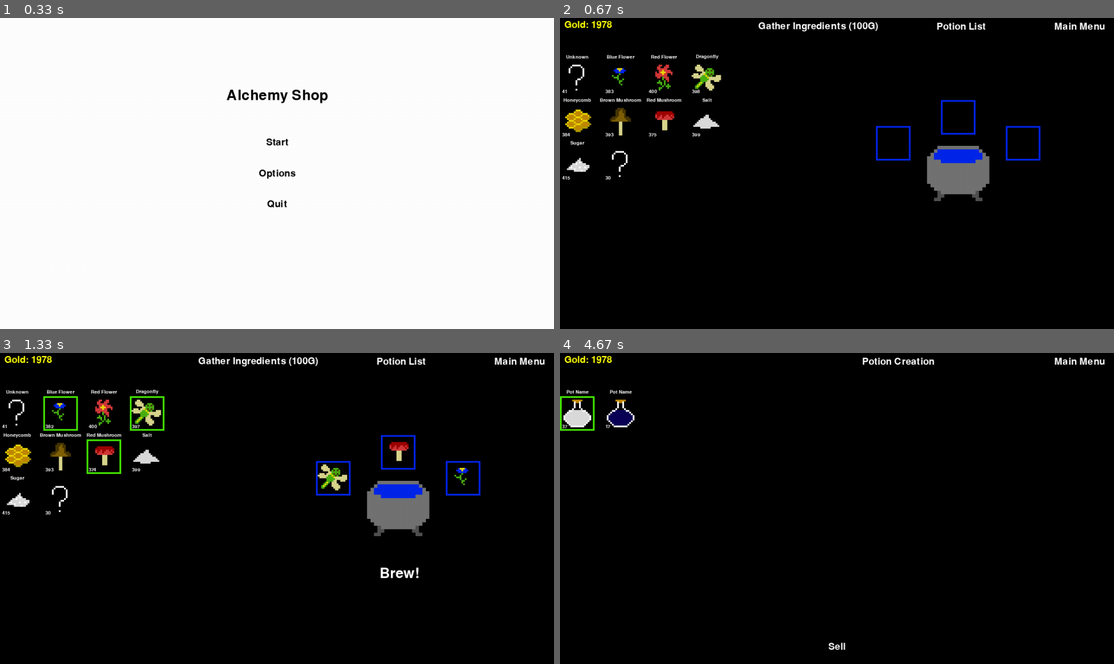
Above: before the commit, frames 1-4 (two rows, left to right).
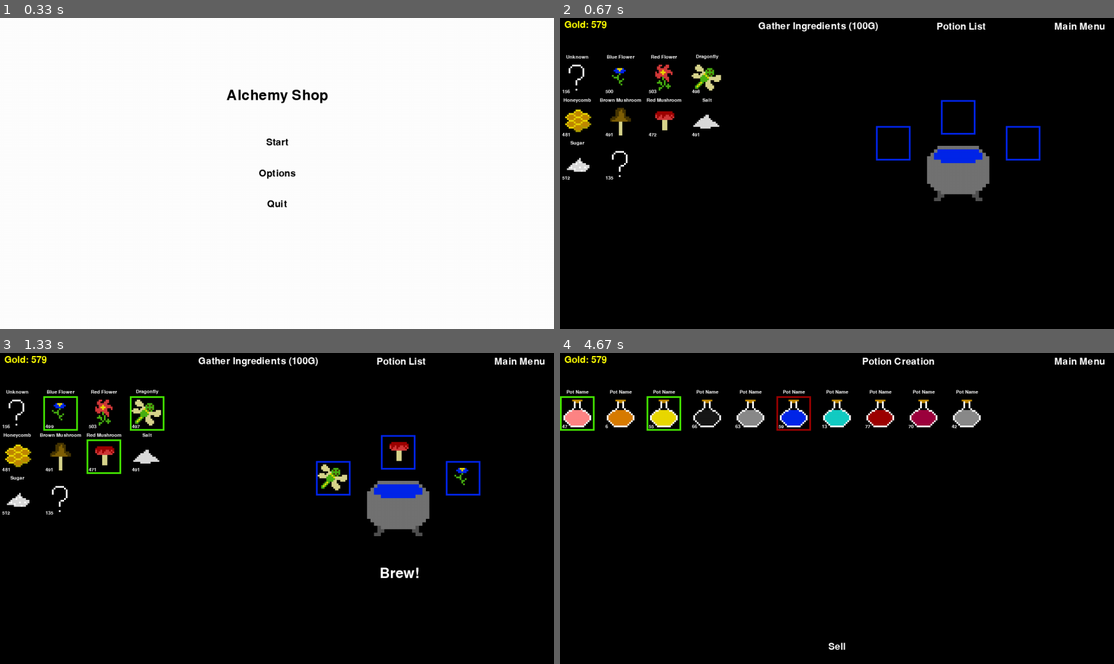
Above: after the commit, the same moments.

Repository: djlamber/Alchemy-Shop
Game: pygame game, started from main.py
Same seed, same stepped clock (60 frames per second), same inputs: the game is played once before the commit and once after it.
Inputs (mouse positions are in pixels of both pictures, inside the frame that each line leads up to):
- Up to frame 1 (0.33 s): no input
- Up to frame 2 (0.67 s): click "Start" at 0.38 s
- Up to frame 3 (1.33 s): press the mouse at (149, 412) at 0.7 s; move the mouse to (110, 455) at 0.8 s; release the mouse at (77, 499) at 0.93 s; press the mouse at (60, 412) at 1.03 s; move the mouse to (127, 427) at 1.13 s; release the mouse at (199, 443) at 1.27 s
- Up to frame 4 (4.67 s): press the mouse at (1080, 362) at 1.37 s; move the mouse to (931, 458) at 1.47 s; release the mouse at (781, 558) at 1.6 s; click "Start" at 1.72 s; press the mouse at (1080, 362) at 2.03 s; move the mouse to (942, 399) at 2.13 s; release the mouse at (803, 440) at 2.27 s; click "Start" at 2.38 s; press the mouse at (1080, 362) at 2.7 s; move the mouse to (1036, 396) at 2.8 s; release the mouse at (992, 433) at 2.93 s; press the mouse at (981, 362) at 3.53 s; move the mouse to (848, 483) at 3.63 s; release the mouse at (715, 604) at 3.77 s; press the mouse at (981, 362) at 3.87 s; move the mouse to (825, 390) at 3.97 s; release the mouse at (665, 421) at 4.1 s; press the mouse at (981, 362) at 4.2 s; move the mouse to (870, 492) at 4.3 s; release the mouse at (759, 626) at 4.43 s; press the mouse at (576, 412) at 4.53 s; move the mouse to (798, 405) at 4.63 s

Frame 1 is identical in both runs. In frame 2, 0.2% of the frame differs, in the area x 0-26%, y 0-52%; in frame 3, 0.2%; in frame 4, 3.1%, in the area x 0-76%, y 0-26%.

Commit message:
Reworked how pygameFunctions.py works, funcitons are nested to keep things universal

Diff:
--- a/constants.py
+++ b/constants.py
@@ -1,6 +1,10 @@
 
 SCREEN_WIDTH = 1280
 SCREEN_HEIGHT = 720
+
+LC = (1,0,0)
+MC = (0,1,0)
+RC = (0,0,1)
 
 WHITE = (255, 255, 255)
 SILVER = (192,192,192)
--- a/helpers.py
+++ b/helpers.py
@@ -33,11 +33,14 @@
         json.dump(data, f, indent=4)
 
 class Ingredient:
-    def __init__(self, ID, name, img, amount):
+    def __init__(self, ID, name, img, amount, effect1, effect2, effect3):
         self.ID = ID
         self.name = name
         self.imgLoc = img
         self.amount = amount
+        self.effect_1 = effect1
+        self.effect_2 = effect2
+        self.effect_3 = effect3
 
     def getID(self):
         return self.ID
@@ -47,6 +50,13 @@
         return self.imgLoc
     def getAmount(self):
         return self.amount
+    def getEffect1(self):
+        return self.effect_1
+    def getEffect2(self):
+        return self.effect_2
+    def getEffect3(self):
+        return self.effect_3
+
     def setAmount(self, newAmount):
         self.amount = newAmount
     def addAmount(self, addVal):
@@ -60,9 +70,13 @@
         IngredientJson = json.load(f)  # load data as dict
     for ingre in IngredientJson.items():
         newIngre = Ingredient(ingre[0],
-                   ingre[1].get("Name"),
-                   ingre[1].get("ImageLocation"),
-                   ingre[1].get("Amount"))
+                              ingre[1].get("Name"),
+                              ingre[1].get("ImageLocation"),
+                              ingre[1].get("Amount"),
+                              ingre[1].get("Effect1"),
+                              ingre[1].get("Effect2"),
+                              ingre[1].get("Effect3"))
+
         Ingredients.append(newIngre)
     return Ingredients
 
@@ -71,7 +85,10 @@
     for ingre in Ingredients:
         newData = {"Name": ingre.getName(),  # create list
                    "ImageLocation": ingre.getImgLoc(),
-                   "Amount": ingre.getAmount()}
+                   "Amount": ingre.getAmount(),
+                   "Effect1": ingre.getEffect1(),
+                   "Effect2": ingre.getEffect2(),
+                   "Effect3": ingre.getEffect3()}
         prepareData[ingre.getID()] = newData  # Add list data to dict
     with open("ingredientInventory.json", "w") as f: #  write to json
         json.dump(prepareData, f, indent=4)
--- a/ingredientInventory.json
+++ b/ingredientInventory.json
@@ -2,51 +2,81 @@
     "Unknown": {
         "Name": "Unknown",
         "ImageLocation": "sprites/ingredients/UnknownIngredientWhite.png",
-        "Amount": 41
+        "Amount": 156,
+        "Effect1": "None",
+        "Effect2": "None",
+        "Effect3": "None"
     },
     "BlueFlower": {
         "Name": "Blue Flower",
         "ImageLocation": "sprites/ingredients/BlueFlower.png",
-        "Amount": 383
+        "Amount": 500,
+        "Effect1": "None",
+        "Effect2": "None",
+        "Effect3": "None"
     },
     "RedFlower": {
         "Name": "Red Flower",
         "ImageLocation": "sprites/ingredients/RedFlower.png",
-        "Amount": 400
+        "Amount": 503,
+        "Effect1": "None",
+        "Effect2": "None",
+        "Effect3": "None"
     },
     "Dragonfly": {
         "Name": "Dragonfly",
         "ImageLocation": "sprites/ingredients/Dragonfly.png",
-        "Amount": 398
+        "Amount": 498,
+        "Effect1": "None",
+        "Effect2": "None",
+        "Effect3": "None"
     },
     "Honeycomb": {
         "Name": "Honeycomb",
         "ImageLocation": "sprites/ingredients/HoneyComb.png",
-        "Amount": 384
+        "Amount": 481,
+        "Effect1": "None",
+        "Effect2": "None",
+        "Effect3": "None"
     },
     "BrownMushroom": {
         "Name": "Brown Mushroom",
         "ImageLocation": "sprites/ingredients/BrownMushroom.png",
-        "Amount": 393
+        "Amount": 491,
+        "Effect1": "None",
+        "Effect2": "None",
+        "Effect3": "None"
     },
     "RedMushroom": {
         "Name": "Red Mushroom",
         "ImageLocation": "sprites/ingredients/RedMushroom.png",
-        "Amount": 375
+        "Amount": 472,
+        "Effect1": "None",
+        "Effect2": "None",
+        "Effect3": "None"
     },
     "Salt": {
         "Name": "Salt",
         "ImageLocation": "sprites/ingredients/Salt.png",
-        "Amount": 399
+        "Amount": 491,
+        "Effect1": "None",
+        "Effect2": "None",
+        "Effect3": "None"
     },
     "Sugar": {
         "Name": "Sugar",
         "ImageLocation": "sprites/ingredients/Sugar.png",
-        "Amount": 415
+        "Amount": 512,
+        "Effect1": "None",
+        "Effect2": "None",
+        "Effect3": "None"
     },
     "": {
         "Name": "",
         "ImageLocation": "sprites/ingredients/UnknownIngredientWhite.png",
-        "Amount": 30
+        "Amount": 135,
+        "Effect1": "None",
+        "Effect2": "None",
+        "Effect3": "None"
     }
 }
--- a/main.py
+++ b/main.py
@@ -3,22 +3,17 @@
 
 
 
-def addToEmptySlot(ingredientData):
-    ingredient = ingredientData[0]
-    pos = ingredientData[1]
+def addToEmptySlot(ingredient):
 
     if selectedIngredients[0] == ingredient or selectedIngredients[1] == ingredient or selectedIngredients[2] == ingredient:
         return
     elif selectedIngredients[0] == NoneIngredient:
-        selectedIngredientsBorders[0] = pos
         selectedIngredients[0] = ingredient
         ingredient.amount -= 1
     elif selectedIngredients[1] == NoneIngredient:
-        selectedIngredientsBorders[1] = pos
         selectedIngredients[1] = ingredient
         ingredient.amount -=1
     elif selectedIngredients[2] == NoneIngredient:
-        selectedIngredientsBorders[2] = pos
         selectedIngredients[2] = ingredient
         ingredient.amount -=1
 
@@ -35,27 +30,26 @@
 
 def clearPotionSlots():
     selectedIngredients[0] = NoneIngredient
-    selectedIngredientsBorders[0] = (-100, -100)
     selectedIngredients[1] = NoneIngredient
-    selectedIngredientsBorders[1] = (-100, -100)
     selectedIngredients[2] = NoneIngredient
-    selectedIngredientsBorders[2] = (-100, -100)
+
+def removeSlot(Ingredient):
+    for i in range(len(selectedIngredients)):
+        if selectedIngredients[i] == Ingredient:
+            selectedIngredients[i] = NoneIngredient
 
 
 def removeSlot1():
     selectedIngredients[0].amount +=1
     selectedIngredients[0] = NoneIngredient
-    selectedIngredientsBorders[0] = (-100,-100)
 
 def removeSlot2():
     selectedIngredients[1].amount +=1
     selectedIngredients[1] = NoneIngredient
-    selectedIngredientsBorders[1] = (-100, -100)
 
 def removeSlot3():
     selectedIngredients[2].amount +=1
     selectedIngredients[2] = NoneIngredient
-    selectedIngredientsBorders[2] = (-100, -100)
 
 def selectPotion(data):
     click = pygame.mouse.get_pressed()
@@ -98,9 +92,9 @@
         screen.fill(Back_Color)
 
         draw_text_center('Alchemy Shop', font48, BLACK, screen, SCREEN_WIDTH / 2, SCREEN_HEIGHT / 4)
-        button_rect_text_center(SCREEN_WIDTH / 2, SCREEN_HEIGHT / 2.5, 80, 40, Back_Color, GREEN, 'Start', font32, BLACK, screen, potionCreation)
-        button_rect_text_center(SCREEN_WIDTH / 2, SCREEN_HEIGHT / 2, 100, 40, Back_Color, BLUE, 'Options', font32, BLACK,screen, None)
-        button_rect_text_center(SCREEN_WIDTH / 2, SCREEN_HEIGHT / 1.67, 60, 40, Back_Color, RED, 'Quit', font32, BLACK, screen, exit)
+        button_rect_text_center(SCREEN_WIDTH / 2, SCREEN_HEIGHT / 2.5, 80, 40, Back_Color, GREEN, 'Start', font32, BLACK, screen,LC, potionCreation)
+        button_rect_text_center(SCREEN_WIDTH / 2, SCREEN_HEIGHT / 2, 100, 40, Back_Color, BLUE, 'Options', font32, BLACK,screen,LC, None)
+        button_rect_text_center(SCREEN_WIDTH / 2, SCREEN_HEIGHT / 1.67, 60, 40, Back_Color, RED, 'Quit', font32, BLACK, screen,LC, exit)
 
         pygame.display.flip() # update screen
     pygame.quit()
@@ -128,11 +122,11 @@
         screen.fill(Back_Color)
 
         #  buttons to change screens
-        button_rect_text(SCREEN_WIDTH - 140, 0, 120, 40, Back_Color, GREEN, 'Main Menu', font32, WHITE, screen, mainMenu)
-        button_rect_text((SCREEN_WIDTH) * 11/16 - 24, 0, 140, 40, Back_Color, PURPLE, 'Potion List', font32, WHITE, screen, potionInventory)
+        button_rect_text(SCREEN_WIDTH - 140, 0, 120, 40, Back_Color, GREEN, 'Main Menu', font32, WHITE, screen,LC, mainMenu)
+        button_rect_text((SCREEN_WIDTH) * 11/16 - 24, 0, 140, 40, Back_Color, PURPLE, 'Potion List', font32, WHITE, screen,LC, potionInventory)
 
         #  button to gather ingredients
-        button_rect_text((SCREEN_WIDTH) * 6 / 16 - 24, 0, 280, 40, Back_Color, MAROON, 'Gather Ingredients (100G)', font32, WHITE, screen, gatherIngredient)
+        button_rect_text((SCREEN_WIDTH) * 6 / 16 - 24, 0, 280, 40, Back_Color, MAROON, 'Gather Ingredients (100G)', font32, WHITE, screen,LC, gatherIngredient)
 
         #  display player gold
         draw_text("Gold: " + str(Player.getGold()), font32, YELLOW, screen, 10, 5)
@@ -142,13 +136,13 @@
 
         # display ingredient slots
         button_img_img((SCREEN_WIDTH - 306) * 6 / 8, (SCREEN_HEIGHT - 220) / 2, 80, 80,
-                       "sprites/BlueBorder.png", "sprites/YellowBorder.png", selectedIngredients[0].imgLoc, screen, removeSlot1, None)
+                       "sprites/BlueBorder.png", "sprites/YellowBorder.png", selectedIngredients[0].imgLoc, screen, LC,removeSlot1, None)
         button_img_img((SCREEN_WIDTH - 106) * 6 / 8, (SCREEN_HEIGHT - 340) / 2, 80, 80,
-                       "sprites/BlueBorder.png", "sprites/YellowBorder.png", selectedIngredients[1].imgLoc, screen, removeSlot2, None)
+                       "sprites/BlueBorder.png", "sprites/YellowBorder.png", selectedIngredients[1].imgLoc, screen, LC,removeSlot2, None)
         button_img_img((SCREEN_WIDTH + 94) * 6 / 8, (SCREEN_HEIGHT - 220) / 2, 80, 80,
-                       "sprites/BlueBorder.png", "sprites/YellowBorder.png", selectedIngredients[2].imgLoc, screen, removeSlot3, None)
+                       "sprites/BlueBorder.png", "sprites/YellowBorder.png", selectedIngredients[2].imgLoc, screen, LC,removeSlot3, None)
         if selectedIngredients[0] != NoneIngredient and selectedIngredients[1] != NoneIngredient and selectedIngredients[2] != NoneIngredient:
-            button_rect_text((SCREEN_WIDTH - 130)  * 6 / 8, (SCREEN_HEIGHT + 220) / 2, 120, 80, Back_Color, GREEN, "Brew!", font48, WHITE, screen, brewPotion)
+            button_rect_text((SCREEN_WIDTH - 130)  * 6 / 8, (SCREEN_HEIGHT + 220) / 2, 120, 80, Back_Color, GREEN, "Brew!", font48, WHITE, screen,LC, brewPotion)
 
         entNum = 0
         posX = 0
@@ -159,17 +153,16 @@
             if entNum % 4 == 0:
                 posX = 0
                 posY += 1
-            button_img_img(100 * posX, 100 * posY, 80, 80, "sprites/Nothing.png", "sprites/GreenBorder.png",
-                           Ingre.imgLoc, screen, addToEmptySlot, (Ingre, (posX,posY)))
+            if Ingre in selectedIngredients:
+                button_img_img(100 * posX, 100 * posY, 80, 80, "sprites/GreenBorder.png", "sprites/RedBorder.png",
+                               Ingre.imgLoc, screen, RC, removeSlot, Ingre)
+            else:
+                button_img_img(100 * posX, 100 * posY, 80, 80, "sprites/Nothing.png", "sprites/GreenBorder.png",
+                           Ingre.imgLoc, screen,LC, addToEmptySlot, Ingre)
             draw_text_center(Ingre.name, font16, WHITE, screen, 100 * posX + 40, 100 * posY - 10)
             draw_text(str(Ingre.amount), font16, WHITE, screen, 100 * posX + 5, 100 * posY + 65)
             posX += 1
             entNum += 1
-
-        for entry in selectedIngredientsBorders:
-            posX = entry[0]
-            posY = entry[1]
-            draw_image(100 * posX, 100 * posY, 80, 80, "sprites/GreenBorder.png", screen)
 
 
         pygame.display.flip() # update screen
@@ -198,11 +191,11 @@
         screen.fill(Back_Color)
 
         #  buttons to change screens
-        button_rect_text(SCREEN_WIDTH - 140, 0, 120, 40, Back_Color, GREEN, 'Main Menu', font32, WHITE, screen, mainMenu)
-        button_rect_text((SCREEN_WIDTH) * 9 / 16 - 24, 0, 170, 40, Back_Color, PURPLE, 'Potion Creation', font32, WHITE, screen, potionCreation)
+        button_rect_text(SCREEN_WIDTH - 140, 0, 120, 40, Back_Color, GREEN, 'Main Menu', font32, WHITE, screen,LC, mainMenu)
+        button_rect_text((SCREEN_WIDTH) * 9 / 16 - 24, 0, 170, 40, Back_Color, PURPLE, 'Potion Creation', font32, WHITE, screen,LC, potionCreation)
 
         #  Sell button
-        button_rect_text_center(SCREEN_WIDTH/2, SCREEN_HEIGHT - 40, 60, 40, Back_Color, GREEN, 'Sell', font32, WHITE, screen, sellSelectedPotions)
+        button_rect_text_center(SCREEN_WIDTH/2, SCREEN_HEIGHT - 40, 60, 40, Back_Color, GREEN, 'Sell', font32, WHITE, screen,LC, sellSelectedPotions)
 
         # Display Player Gold
         draw_text("Gold: "+ str(Player.getGold()), font32, YELLOW, screen, 10, 5)
@@ -217,21 +210,17 @@
             if entNum % 13 == 0:
                 row_x = 0
                 row_y += 1
-            button_img_img(100 * row_x, 100 * row_y, 80, 80, "sprites/Nothing.png", "sprites/YellowBorder.png",
-                        pot.imgLoc, screen, selectPotion, (pot, row_x, row_y))
-            if click[2] == 1:
+            if pot in selectedPotions.keys():
+                button_img_img(100 * row_x, 100 * row_y, 80, 80, "sprites/GreenBorder.png", "sprites/RedBorder.png",
+                                   pot.imgLoc, screen, RC, deselectPotion, pot)
+            else:
                 button_img_img(100 * row_x, 100 * row_y, 80, 80, "sprites/Nothing.png", "sprites/YellowBorder.png",
-                                   pot.imgLoc, screen, deselectPotion, pot)
+                               pot.imgLoc, screen, LC, selectPotion, (pot, row_x, row_y))
+
             draw_text_center(pot.name, font16, WHITE, screen, 100 * row_x + 40, 100 * row_y - 10)
             draw_text(str(pot.value), font16, WHITE, screen, 100 * row_x + 5, 100 * row_y + 65)
             row_x += 1
             entNum += 1
-
-        for entry in selectedPotions.items():
-            data = entry[1]
-            posX = data[0]
-            posY = data[1]
-            draw_image(100 * posX, 100 * posY, 80, 80, "sprites/GreenBorder.png", screen)
 
         pygame.display.flip()  # update screen
     pygame.quit()
@@ -272,9 +261,8 @@
 savePlayer(Player)
 
 selectedPotions = {}
-NoneIngredient = Ingredient("NoneIngredient", "None", "sprites/Nothing.png", 0 )
+NoneIngredient = Ingredient("NoneIngredient", "None", "sprites/Nothing.png", 0, "None", "None", "None" )
 selectedIngredients = [NoneIngredient, NoneIngredient, NoneIngredient]
-selectedIngredientsBorders = [(-100,-100),(-100,-100),(-100,-100)]
 
 font = pygame.font.SysFont(None, 40)
 font16 = pygame.font.SysFont(None, 16)
--- a/playerData.json
+++ b/playerData.json
@@ -1,3 +1,3 @@
 {
-    "Gold": 1978
+    "Gold": 579
 }
--- a/potionInventory.json
+++ b/potionInventory.json
@@ -1,18 +1,82 @@
 {
-    "0.457892846611209": {
+    "0.5135451549574973": {
         "Name": "Pot Name",
-        "ImageLocation": "sprites/potions/WhitePotion.png",
+        "ImageLocation": "sprites/potions/PinkPotion.png",
+        "Ingredient_1_ID": "RedFlower",
+        "Ingredient_2_ID": "Dragonfly",
+        "Ingredient_3_ID": "RedMushroom",
+        "Value": 47
+    },
+    "0.7980746639757554": {
+        "Name": "Pot Name",
+        "ImageLocation": "sprites/potions/OrangePotion.png",
+        "Ingredient_1_ID": "Dragonfly",
+        "Ingredient_2_ID": "BlueFlower",
+        "Ingredient_3_ID": "Honeycomb",
+        "Value": 6
+    },
+    "0.19499437213831206": {
+        "Name": "Pot Name",
+        "ImageLocation": "sprites/potions/YellowPotion.png",
         "Ingredient_1_ID": "RedMushroom",
+        "Ingredient_2_ID": "BrownMushroom",
+        "Ingredient_3_ID": "BlueFlower",
+        "Value": 55
+    },
+    "0.8788735648949357": {
+        "Name": "Pot Name",
+        "ImageLocation": "sprites/potions/BlackPotion.png",
+        "Ingredient_1_ID": "Salt",
+        "Ingredient_2_ID": "Dragonfly",
+        "Ingredient_3_ID": "RedFlower",
+        "Value": 66
+    },
+    "0.17163152979134588": {
+        "Name": "Pot Name",
+        "ImageLocation": "sprites/potions/GreyPotion.png",
+        "Ingredient_1_ID": "",
+        "Ingredient_2_ID": "Sugar",
+        "Ingredient_3_ID": "Honeycomb",
+        "Value": 63
+    },
+    "0.9432857722179548": {
+        "Name": "Pot Name",
+        "ImageLocation": "sprites/potions/BluePotion.png",
+        "Ingredient_1_ID": "Sugar",
+        "Ingredient_2_ID": "",
+        "Ingredient_3_ID": "BrownMushroom",
+        "Value": 59
+    },
+    "0.2630029245571156": {
+        "Name": "Pot Name",
+        "ImageLocation": "sprites/potions/CyanPotion.png",
+        "Ingredient_1_ID": "Salt",
+        "Ingredient_2_ID": "RedMushroom",
+        "Ingredient_3_ID": "BrownMushroom",
+        "Value": 13
+    },
+    "0.7513161387246262": {
+        "Name": "Pot Name",
+        "ImageLocation": "sprites/potions/RedPotion.png",
+        "Ingredient_1_ID": "RedMushroom",
+        "Ingredient_2_ID": "BlueFlower",
+        "Ingredient_3_ID": "Honeycomb",
+        "Value": 77
+    },
+    "0.4704156800210323": {
+        "Name": "Pot Name",
+        "ImageLocation": "sprites/potions/MagentaPotion.png",
+        "Ingredient_1_ID": "BrownMushroom",
         "Ingredient_2_ID": "RedFlower",
         "Ingredient_3_ID": "Dragonfly",
-        "Value": 37
+        "Value": 70
     },
-    "0.47070344213358584": {
+    "0.15752697752118916": {
         "Name": "Pot Name",
-        "ImageLocation": "sprites/potions/NavyPotion.png",
-        "Ingredient_1_ID": "BrownMushroom",
-        "Ingredient_2_ID": "Salt",
-        "Ingredient_3_ID": "RedMushroom",
-        "Value": 17
+        "ImageLocation": "sprites/potions/GreyPotion.png",
+        "Ingredient_1_ID": "RedMushroom",
+        "Ingredient_2_ID": "BlueFlower",
+        "Ingredient_3_ID": "BrownMushroom",
+        "Value": 42
     }
 }
--- a/pygameFunctions.py
+++ b/pygameFunctions.py
@@ -13,39 +13,8 @@
 def draw_text_center(text, font, color, surface, x, y):
     textobj = font.render(text, 1, color)
     textrect = textobj.get_rect()
-    textrect.topleft = (x-textobj.get_width()/2, y-textobj.get_height()/2)
+    textrect.center = (x,y)
     surface.blit(textobj, textrect)
-
-
-def button_rect_text(x, y, width, height, inactiveColor, activeColor, text, font, color, surface, action=None):
-    mouse = pygame.mouse.get_pos()
-    click = pygame.mouse.get_pressed()
-    if x+width > mouse[0] > x and y+height > mouse[1] > y:
-        pygame.draw.rect(surface, activeColor, (x,y,width,height))
-        if click[0] == 1 and action != None:
-            action()
-    else:
-        pygame.draw.rect(surface, inactiveColor, (x, y, width, height))
-
-    textsurf = font.render(text,1,color)
-    textrect = textsurf.get_rect()
-    textrect.center = (x+width/2, (y+height/2))
-    surface.blit(textsurf, textrect)
-
-def button_rect_text_center(x, y, width, height, inactiveColor, activeColor, text, font, color, surface, action=None):
-    mouse = pygame.mouse.get_pos()
-    click = pygame.mouse.get_pressed()
-    if x+width/2 > mouse[0] > x-width/2 and y+height/2 > mouse[1] > y-width/2:
-        pygame.draw.rect(surface, activeColor, (x-width/2,y-height/2,width,height))
-        if click[0] == 1 and action != None:
-            action()
-    else:
-        pygame.draw.rect(surface, inactiveColor, (x-width/2, y-height/2, width, height))
-
-    textsurf = font.render(text,1,color)
-    textrect = textsurf.get_rect()
-    textrect.center = (x, y)
-    surface.blit(textsurf, textrect)
 
 def draw_image(x, y, width, height, imagePNG, surface):
     img = pygame.transform.scale(pygame.image.load(imagePNG).convert_alpha(), (width, height))
@@ -57,49 +26,84 @@
     img.set_colorkey(BLACK, RLEACCEL)
     surface.blit(img, (x-width/2,y-height/2))
 
+def button(Mbutton, action=None, param = None):
+        click = pygame.mouse.get_pressed()
+        if Mbutton[0] == 1:
+            if click[0] == Mbutton[0] and action != None and param == None:
+                action()
+            elif click[0] == Mbutton[0] and action != None and param != None:
+                action(param)
+        if Mbutton[1] == 1:
+            if click[1] == Mbutton[1] and action != None and param == None:
+                action()
+            elif click[1] == Mbutton[1] and action != None and param != None:
+                action(param)
+        if Mbutton[2] == 1:
+            if click[2] == Mbutton[2] and action != None and param == None:
+                action()
+            elif click[2] == Mbutton[2] and action != None and param != None:
+                action(param)
 
-def button_img(x, y, width, height, inactiveImage, activeImage, surface, action=None):
+
+def button_rect(x,y,width,height,surface, activeColor, inactiveColor, Mbutton, action=None, param = None):
     mouse = pygame.mouse.get_pos()
-    click = pygame.mouse.get_rel()
+    if x + width > mouse[0] > x and y + height > mouse[1] > y:
+        pygame.draw.rect(surface, activeColor, (x, y, width, height))
+        button(Mbutton, action, param)
+    else:
+        pygame.draw.rect(surface, inactiveColor, (x, y, width, height))
+
+def button_rect_center(x,y,width,height,surface, activeColor, inactiveColor, Mbutton, action=None, param = None):
+    mouse = pygame.mouse.get_pos()
+    if x + width / 2 > mouse[0] > x - width / 2 and y + height / 2 > mouse[1] > y - width / 2:
+        pygame.draw.rect(surface, activeColor, (x - width / 2, y - height / 2, width, height))
+        button(Mbutton, action, param)
+    else:
+        pygame.draw.rect(surface, inactiveColor, (x - width / 2, y - height / 2, width, height))
+
+
+
+
+def button_rect_text(x, y, width, height, inactiveColor, activeColor, text, font, color, surface, Mbutton, action=None, param = None):
+
+    button_rect(x,y,width,height,surface,activeColor,inactiveColor,Mbutton,action, param)
+    draw_text_center(text, font, color, surface, x+width/2, y+height/2)
+
+def button_rect_text_center(x, y, width, height, inactiveColor, activeColor, text, font, color, surface, Mbutton, action=None, param = None):
+
+    button_rect_center(x, y, width, height, surface, activeColor, inactiveColor, Mbutton, action, param)
+    draw_text_center(text, font, color, surface, x, y)
+
+
+def button_img(x, y, width, height, inactiveImage, activeImage, surface, Mbutton, action=None, param = None):
+    mouse = pygame.mouse.get_pos()
     actImg = pygame.transform.scale(pygame.image.load(activeImage).convert_alpha(), (width, height))
     inactImg = pygame.transform.scale(pygame.image.load(inactiveImage).convert_alpha(), (width, height))
 
     if x+width > mouse[0] > x and y+height > mouse[1] > y:
-        surface.blit(actImg, (x, y))
-        if click[0] == 1 and action != None:
-            action()
+        draw_image(x, y, width, height, actImg, surface)
+        #surface.blit(actImg, (x, y))
+        button(Mbutton, action, param)
     else:
-        surface.blit(inactImg, (x, y))
+        draw_image(x, y, width, height, inactImg, surface)
+        #surface.blit(inactImg, (x, y))
 
-def button_img_center(x, y, width, height, inactiveImage, activeImage, surface, action=None):
+def button_img_center(x, y, width, height, inactiveImage, activeImage, surface, Mbutton, action=None, param = None):
     mouse = pygame.mouse.get_pos()
-    click = pygame.mouse.get_pressed()
-    actImg = pygame.transform.scale(pygame.image.load(activeImage).convert_alpha(), (width, height))
-    inactImg = pygame.transform.scale(pygame.image.load(inactiveImage).convert_alpha(), (width, height))
 
     if x+width > mouse[0] > x and y+height > mouse[1] > y:
-        surface.blit(actImg, (x-width/2, y-height/2))
-        if click[0] == 1 and action != None:
-            action()
+        draw_image_center(x, y, width, height, activeImage, surface)
+        button(Mbutton, action, param)
     else:
-        surface.blit(inactImg, (x-width/2, y-height/2))
+        draw_image_center(x, y, width, height, inactiveImage, surface)
 
-def button_img_img(x, y, width, height, inactiveImage, activeImage, displayImage, surface, action=None, param = None):
+def button_img_img(x, y, width, height, inactiveImage, activeImage, displayImage, surface, Mbutton, action=None, param = None):
     mouse = pygame.mouse.get_pos()
-    click = pygame.mouse.get_pressed()
-    actImg = pygame.transform.scale(pygame.image.load(activeImage).convert_alpha(), (width, height))
-    inactImg = pygame.transform.scale(pygame.image.load(inactiveImage).convert_alpha(), (width, height))
 
     if x+width > mouse[0] > x and y+height > mouse[1] > y:
-        surface.blit(actImg, (x, y))
-        if click[0] == 1 and action != None and param == None:
-            action()
-        elif click[0] == 1 and action != None and param != None:
-            action(param)
+        draw_image(x, y, width, height, activeImage, surface)
+        button(Mbutton, action, param)
+    else:
+        draw_image(x, y, width, height, inactiveImage, surface)
 
-
-    else:
-        surface.blit(inactImg, (x, y))
-
-    disImg = pygame.transform.scale(pygame.image.load(displayImage).convert_alpha(), (width, height))
-    surface.blit(disImg, (x, y))
+    draw_image(x, y, width, height, displayImage, surface)
